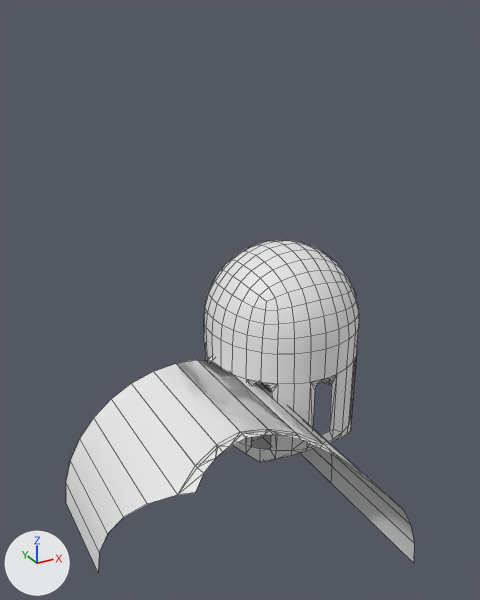
The FBX model Assets/Content/3Dmodels/Interiors/Churches/Memorial/3Dmodel_Interior_Church_Memorial.fbx, before and after one commit.
Both versions are drawn from a camera (50 mm lens) standing at (-16.9, -26.4, 21.8) and looking at (-4.1, -3.1, 10.1). The lights are fixed; the arrows at lower left show +X, +Y and +Z. The picture after the commit comes second. Mesh edges are drawn as thin lines on the coarser meshes. Where no turn or scale is listed for an object, it has been applied to the vertices.

Script lines for the objects in view, before the commit:
```python
me_interior_church_memorial_roofback = bpy.data.meshes.new('Interior_Church_Memorial_RoofBack')
me_interior_church_memorial_roofback.from_pydata(...)  # 50 vertices, 36 faces; spans x -12.0..0.0, y -11.0..0.0, z 0.01..6.01
me_interior_church_memorial_roofmiddle = bpy.data.meshes.new('Interior_Church_Memorial_RoofMiddle')
me_interior_church_memorial_roofmiddle.from_pydata(...)  # 45 vertices, 32 faces; spans x -12.0..0.0, y -8.17..0.0, z 0.01..6.01
me_interior_church_memorial_towermain = bpy.data.meshes.new('Interior_Church_Memorial_TowerMain')
me_interior_church_memorial_towermain.from_pydata(...)  # 396 vertices, 406 faces; spans x -4.0..4.0, y -4.0..4.0, z 0.05..11.1
ob_interior_church_memorial_roofback = bpy.data.objects.new('Interior_Church_Memorial_RoofBack', me_interior_church_memorial_roofback)
ob_interior_church_memorial_roofback.location = (0.0, 0.0, 0.0)
ob_interior_church_memorial_roofmiddle = bpy.data.objects.new('Interior_Church_Memorial_RoofMiddle', me_interior_church_memorial_roofmiddle)
ob_interior_church_memorial_roofmiddle.location = (0.0, 0.0, 0.0)
ob_interior_church_memorial_towermain = bpy.data.objects.new('Interior_Church_Memorial_TowerMain', me_interior_church_memorial_towermain)
ob_interior_church_memorial_towermain.location = (0.0, 0.0, 0.0)
```
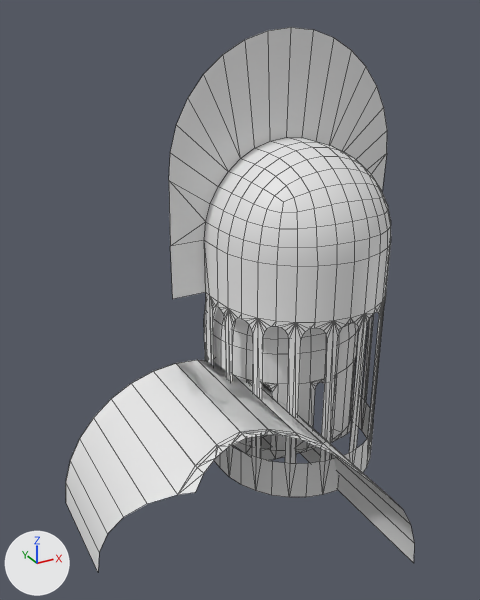
Where the change shows, as pixel boxes (x1, y1, x2, y2) in the pictures (480 x 600 px):
'Interior_Church_Memorial_TowerHalf', added
    after: (169, 27, 391, 497)
'Interior_Church_Memorial_TowerMain', unchanged, covered by the edit
    before: (204, 240, 359, 462)
    after: (204, 303, 359, 460)

The edits, one by one:
Mesh me_interior_church_memorial_towerhalf is new.
It has 315 vertices, 324 faces and spans x -6.0..6.0, y -5.6..0.0, z 0.0..21.0.
Object 'Interior_Church_Memorial_TowerHalf' (ob_interior_church_memorial_towerhalf) is new; it shows me_interior_church_memorial_towerhalf.
Its location is (0.0, 0.0, 0.0).
